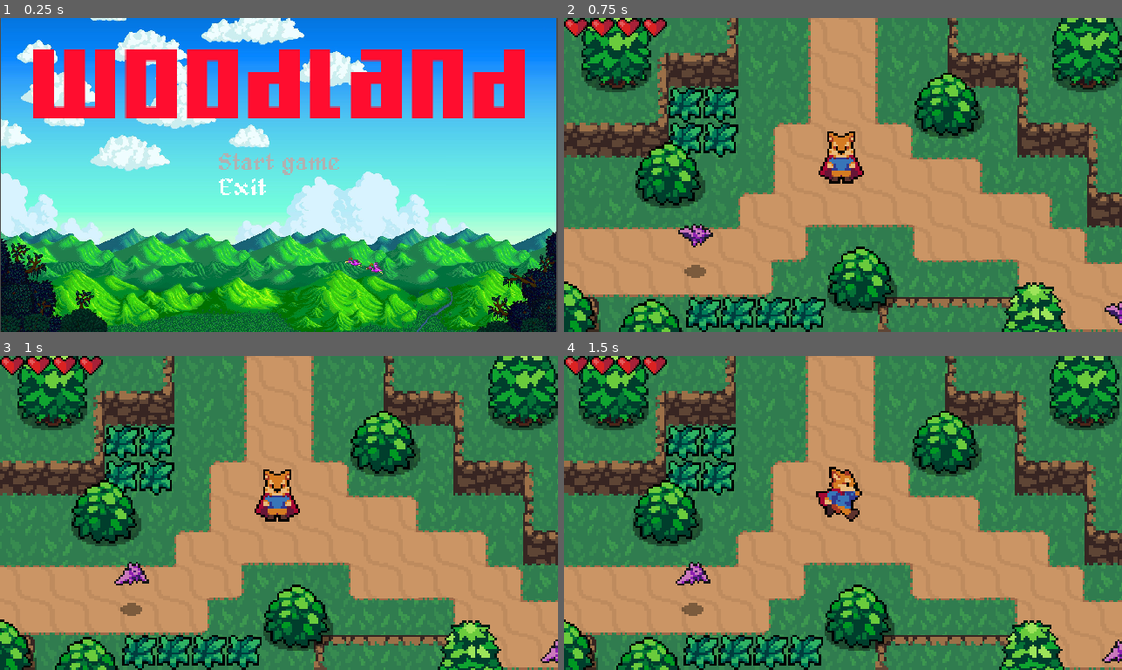
Above: before the commit, frames 1-4 (two rows, left to right).
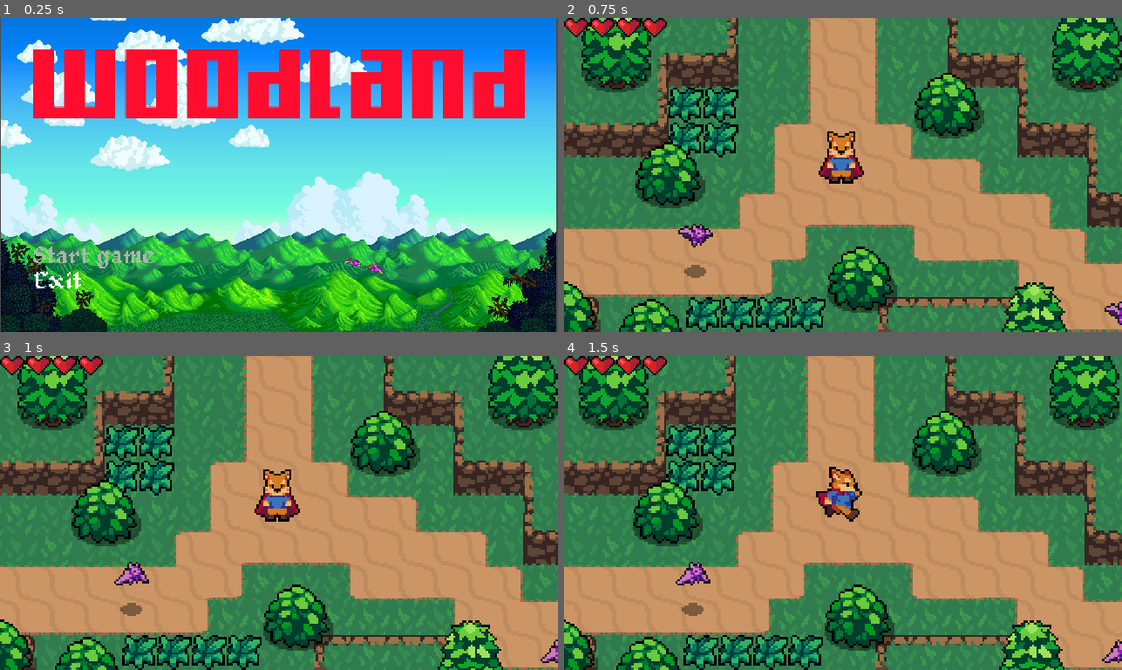
Above: after the commit, the same moments.

Repository: SlimeLord0905/godot_action_rpg
Game: Godot game, scene res://World/Title_screen.tscn
Two runs of this game, one before a commit and one after it. Both use one fixed random seed, a clock stepped at 60 frames per second and the inputs below.
Inputs (mouse positions are in pixels of both pictures, inside the frame that each line leads up to; where the layout moved, square brackets give the same spot in the first picture):
- Up to frame 1 (0.25 s): no input
- Up to frame 2 (0.75 s): click (658, 256) [843, 162] at 0.5 s
- Up to frame 3 (1 s): no input
- Up to frame 4 (1.5 s): hold Right (ui_right) from 1.28 s (still down); tap Space (attack) at 1.35 s

The runs differ from the first frame. In frame 1, 1.1% of the frame differs, in the area x 6-61%, y 43-87%; in frame 2, nothing differs; in frame 3, nothing differs; in frame 4, nothing differs.

Commit message:
menu modification layout légère

Diff:
--- a/World/Title_screen.tscn
+++ b/World/Title_screen.tscn
@@ -24,9 +24,9 @@
 margin_top = -1.15184
 margin_bottom = -1.15186
 custom_constants/margin_right = 0
-custom_constants/margin_top = 20
-custom_constants/margin_left = 0
-custom_constants/margin_bottom = 20
+custom_constants/margin_top = 200
+custom_constants/margin_left = 150
+custom_constants/margin_bottom = 200
 __meta__ = {
 "_edit_use_anchors_": false
 }
@@ -38,12 +38,12 @@
 centered = false
 
 [node name="VBoxContainer" type="VBoxContainer" parent="Sprite/MarginContainer"]
-margin_left = 1002.0
-margin_top = 624.0
-margin_right = 1555.0
-margin_bottom = 815.0
-size_flags_horizontal = 4
-size_flags_vertical = 4
+margin_left = 150.0
+margin_top = 1049.0
+margin_right = 703.0
+margin_bottom = 1240.0
+size_flags_horizontal = 0
+size_flags_vertical = 8
 custom_constants/separation = 16
 
 [node name="TextureButton" type="TextureButton" parent="Sprite/MarginContainer/VBoxContainer"]
@@ -63,5 +63,8 @@
 texture_hover = ExtResource( 7 )
 texture_focused = ExtResource( 7 )
 stretch_mode = 3
+__meta__ = {
+"_edit_use_anchors_": false
+}
 [connection signal="pressed" from="Sprite/MarginContainer/VBoxContainer/TextureButton" to="." method="_on_TextureButton_pressed"]
 [connection signal="pressed" from="Sprite/MarginContainer/VBoxContainer/TextureButton2" to="." method="_on_TextureButton2_pressed"]
